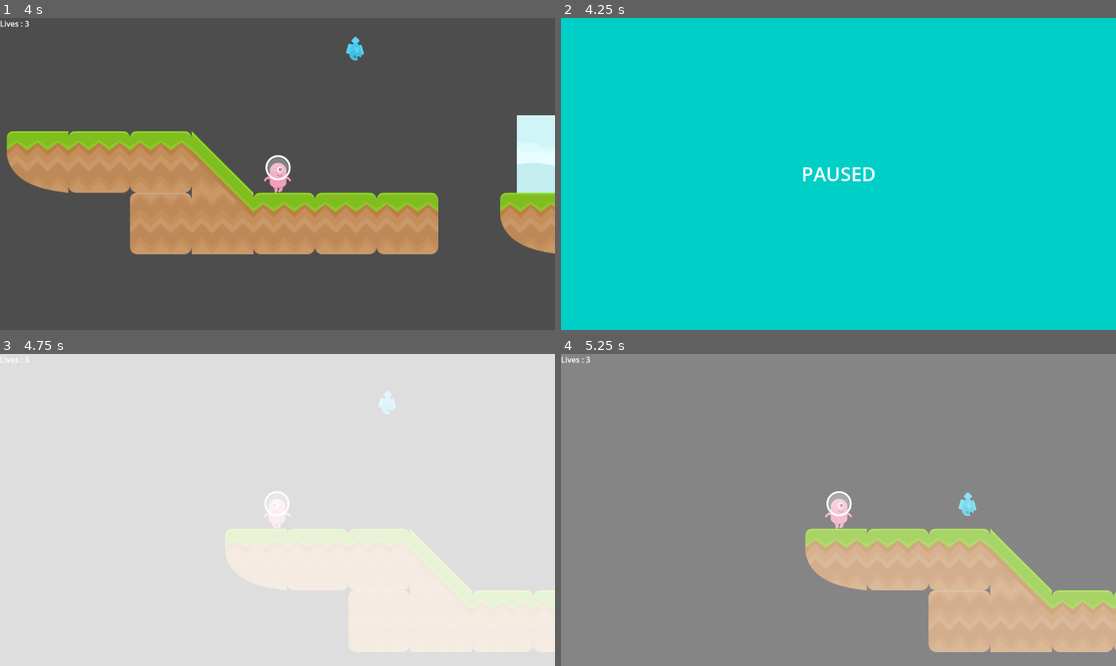
Above: before the commit, frames 1-4 (two rows, left to right).
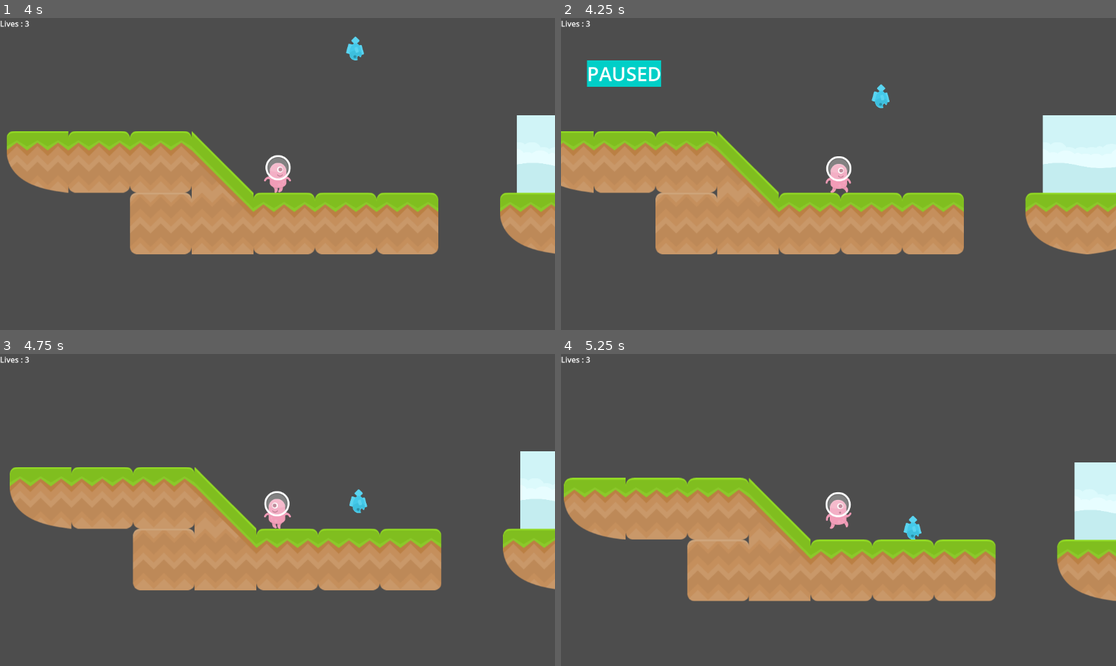
Above: after the commit, the same moments.

Repository: aldenluthfi/tut4
Game: Godot game, scene res://scenes/Level1.tscn
Same seed, same stepped clock (60 frames per second), same inputs: the game is played once before the commit and once after it. This scene is started directly instead of the project's main scene.
Inputs:
- Up to frame 1 (4 s): hold R 0.53-1.28 s; hold Right (right) 0.53-2.03 s; tap Space (jump) at 0.77, 1.52, 3.02, 3.77 s; tap R at 1.35, 2.85 s; hold A (left) 2.03-2.78 s; hold R 2.03-2.78 s; hold Right (right) from 2.78 s (still down); hold R from 3.53 s (still down)
- Up to frame 2 (4.25 s): keep holding Right (right); keep holding R; tap Escape at 4.15 s
- Up to frame 3 (4.75 s): release Right (right) at 4.28 s; release R at 4.28 s; hold A (left) from 4.28 s (still down); tap R at 4.35 s; tap Space (jump) at 4.52 s
- Up to frame 4 (5.25 s): release A (left) at 5.03 s; hold Right (right) from 5.03 s (still down); hold R from 5.03 s (still down)

Frame 1 is identical in both runs. In frame 2, 99% of the frame differs, in the area x 0-100%, y 0-100%; in frame 3, 100%; in frame 4, 100%.

Commit message:
tutorial 6 done

Diff:
--- a/scenes/Level.gd
+++ b/scenes/Level.gd
@@ -10,4 +10,3 @@
 	if Input.is_key_pressed(KEY_ESCAPE):
 		Global.current_scene = self.name
 		get_tree().paused = true
-		get_tree().change_scene_to_file(str("res://scenes/Pause.tscn"))
--- a/scenes/Level1.tscn
+++ b/scenes/Level1.tscn
@@ -10,6 +10,7 @@
 [ext_resource type="PackedScene" uid="uid://cjfaf6k5h7udj" path="res://scenes/Enemy.tscn" id="6_rom4y"]
 [ext_resource type="PackedScene" uid="uid://bpwo8sypg80fw" path="res://scenes/LifeCounter.tscn" id="7_sdgr3"]
 [ext_resource type="PackedScene" uid="uid://c0fofab1dp1ke" path="res://scenes/SceneSwitcher.tscn" id="8_25enw"]
+[ext_resource type="PackedScene" uid="uid://dgob8bmo77dvl" path="res://scenes/Pause.tscn" id="11_vc5ya"]
 
 [sub_resource type="TileSetAtlasSource" id="TileSetAtlasSource_vjq6m"]
 texture = ExtResource("2_yrabu")
@@ -64,6 +65,12 @@
 collision_layer = 3
 collision_mask = 3
 
+[node name="Pause" parent="Player" instance=ExtResource("11_vc5ya")]
+offset_left = -522.0
+offset_top = -236.5
+offset_right = -368.0
+offset_bottom = -181.5
+
 [node name="TileMapLayer" type="TileMapLayer" parent="."]
 tile_map_data = PackedByteArray("AAADAAIAAAAAAAAAAAAEAAIAAAAAAAAAAAAFAAIAAAAEAAEAAAAFAAMAAAAHAAAAAAAGAAMAAAAAAAAAAAAHAAMAAAAAAAAAAAAIAAMAAAAAAAAAAAALAAMAAAAEAAAAAAAKAAMAAAADAAAAAAACAAIAAAADAAAAAAAEAAMAAAACAAAAAAA=")
 tile_set = SubResource("TileSet_g0x76")
--- a/scenes/Level2.tscn
+++ b/scenes/Level2.tscn
@@ -9,6 +9,7 @@
 [ext_resource type="Script" path="res://scenes/Spawner.gd" id="5_gxr1q"]
 [ext_resource type="PackedScene" uid="uid://lal426ii4nae" path="res://scenes/Bee.tscn" id="6_54og0"]
 [ext_resource type="PackedScene" uid="uid://bpwo8sypg80fw" path="res://scenes/LifeCounter.tscn" id="7_vuvba"]
+[ext_resource type="PackedScene" uid="uid://dgob8bmo77dvl" path="res://scenes/Pause.tscn" id="10_s38x6"]
 
 [sub_resource type="TileSetAtlasSource" id="TileSetAtlasSource_obbfj"]
 texture = ExtResource("2_c350s")
@@ -61,6 +62,12 @@
 [node name="Player" parent="." instance=ExtResource("1_7e1dl")]
 jump_speed = -600
 
+[node name="Pause" parent="Player" instance=ExtResource("10_s38x6")]
+offset_left = -497.0
+offset_top = -247.0
+offset_right = -343.0
+offset_bottom = -192.0
+
 [node name="TileMapLayer" type="TileMapLayer" parent="."]
 tile_map_data = PackedByteArray("AAADAAIAAAAAAAAAAAAEAAIAAgAAAAAAAAAFAAIAAgAAAAAAAAAFAAMAAgABAAAAAAAGAAMAAgAAAAAAAAAHAA …(352 unchanged characters)…
 tile_set = SubResource("TileSet_3y0pm")
--- a/scenes/Pause.gd
+++ b/scenes/Pause.gd
@@ -4,11 +4,13 @@
 
 # Called when the node enters the scene tree for the first time.
 func _ready() -> void:
+	self.hide()
 	process_mode = Node.PROCESS_MODE_WHEN_PAUSED
 
 
 # Called every frame. 'delta' is the elapsed time since the previous frame.
 func _process(delta: float) -> void:
+	self.show()
 	if Input.is_key_pressed(KEY_SPACE):
 		get_tree().paused = false
-		get_tree().change_scene_to_file(str("res://scenes/" + Global.current_scene + ".tscn"))
+		self.hide()
--- a/scenes/Spawner.gd
+++ b/scenes/Spawner.gd
@@ -15,6 +15,7 @@
 	spawned.global_position = spawn_pos
 
 func repeat():
-	spawn()
-	await get_tree().create_timer(1).timeout
-	repeat()
+	if not get_tree().paused:
+		spawn()
+		await get_tree().create_timer(1).timeout
+		repeat()
Not shown: 1 places in scenes/Level1.tscn that only renumber resources
Not shown: 1 places in scenes/Level2.tscn that only renumber resources
